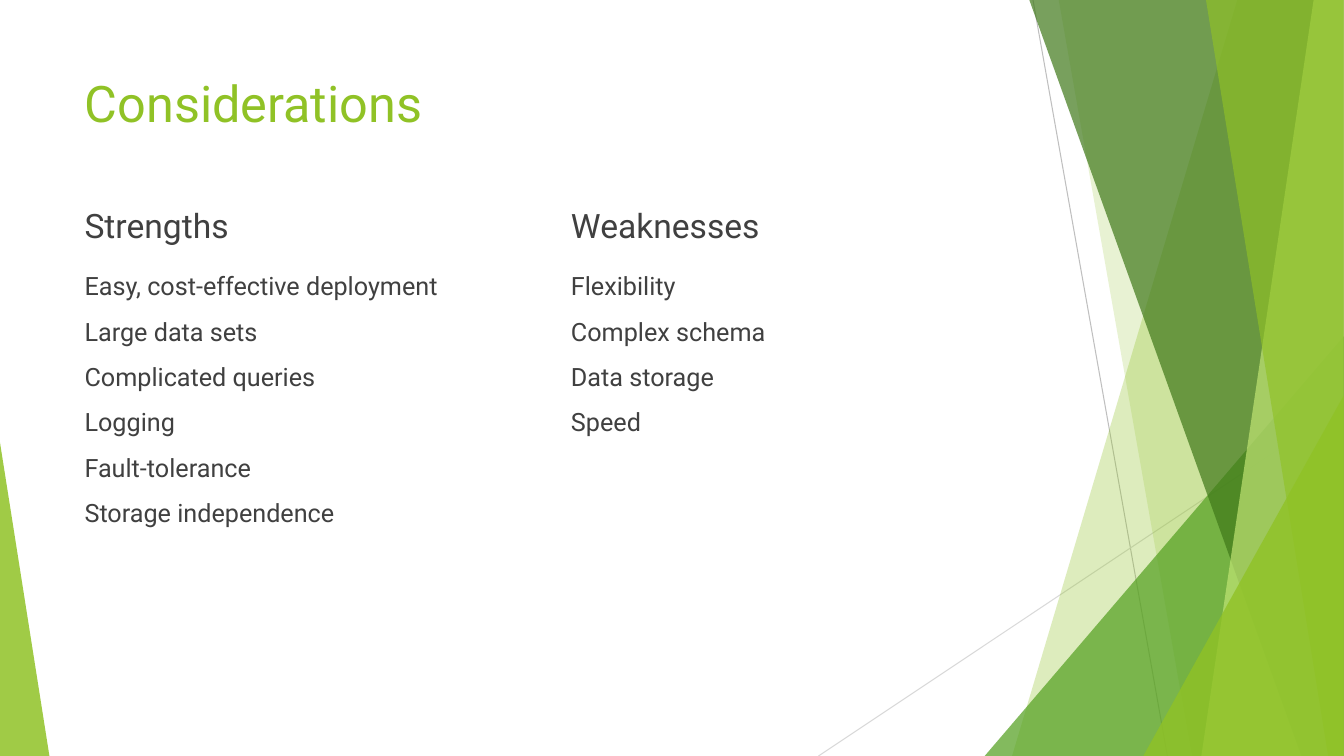
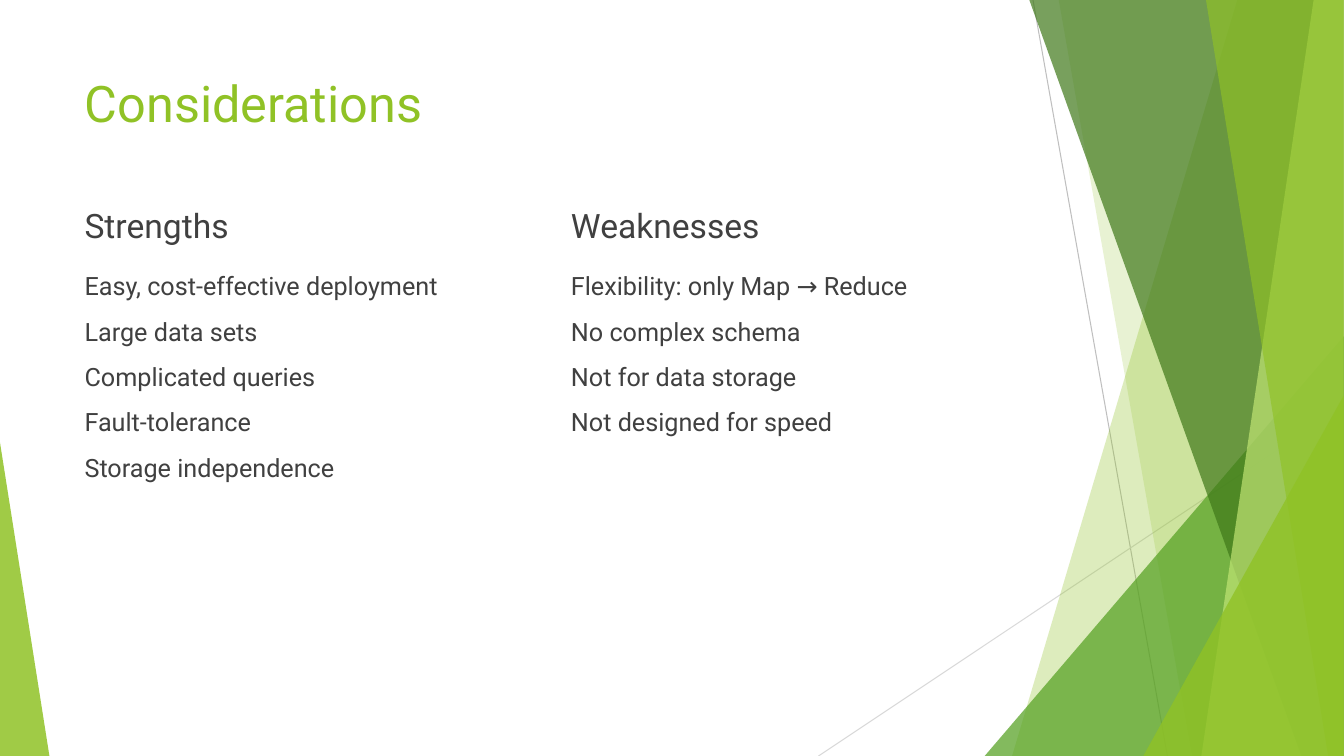
Before and after one commit to Ninjinkai/CAP6315_Presentation, a slide deck: slide 8 of Presentation_Nick_Petty.pptx (slide 6 before the commit). Drawn at 1344x756 pixels with LibreOffice and Linux fonts; fonts in the diff are those of the drawing. Boxes give left, top, right and bottom in pixels: in the first picture for what was removed or moved away, otherwise in the second. Text is boxed around its words. In the diff, an @@ line names an element or a change of style, - is before the commit and + after.

```diff
--- a/Presentation_Nick_Petty.pptx
+++ b/Presentation_Nick_Petty.pptx
@@ text at (571, 276, 907, 437): text changed @@
-Flexibility
-Complex schema
-Data storage
-Speed
+Flexibility: only Map → Reduce
+No complex schema
+Not for data storage
+Not designed for speed
@@ text at (85, 413, 175, 437): paragraph removed @@
-Logging
```
Also in this commit, not shown: 1 other slide changed, 2 slides added, 1 other file.
